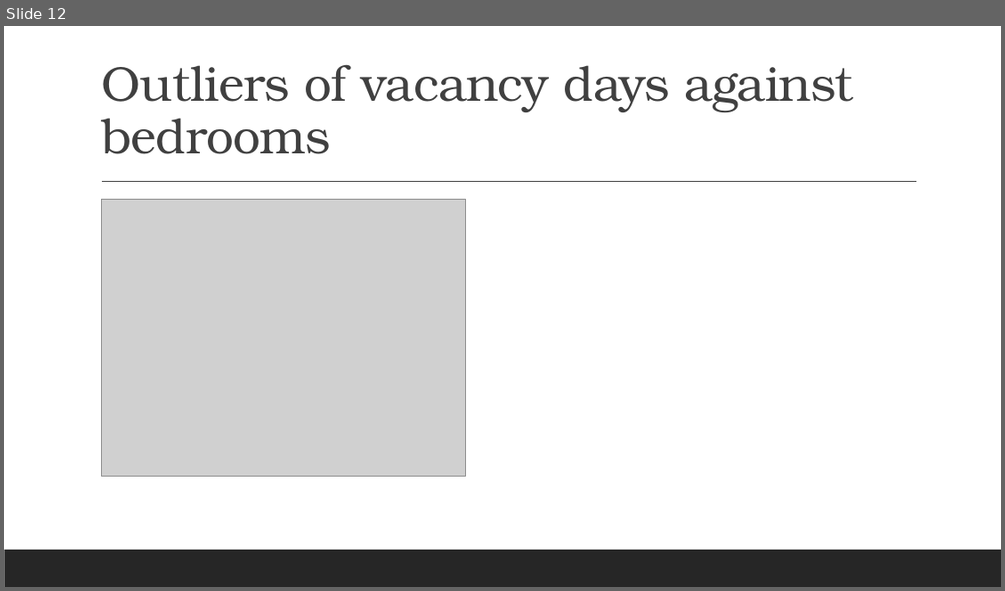
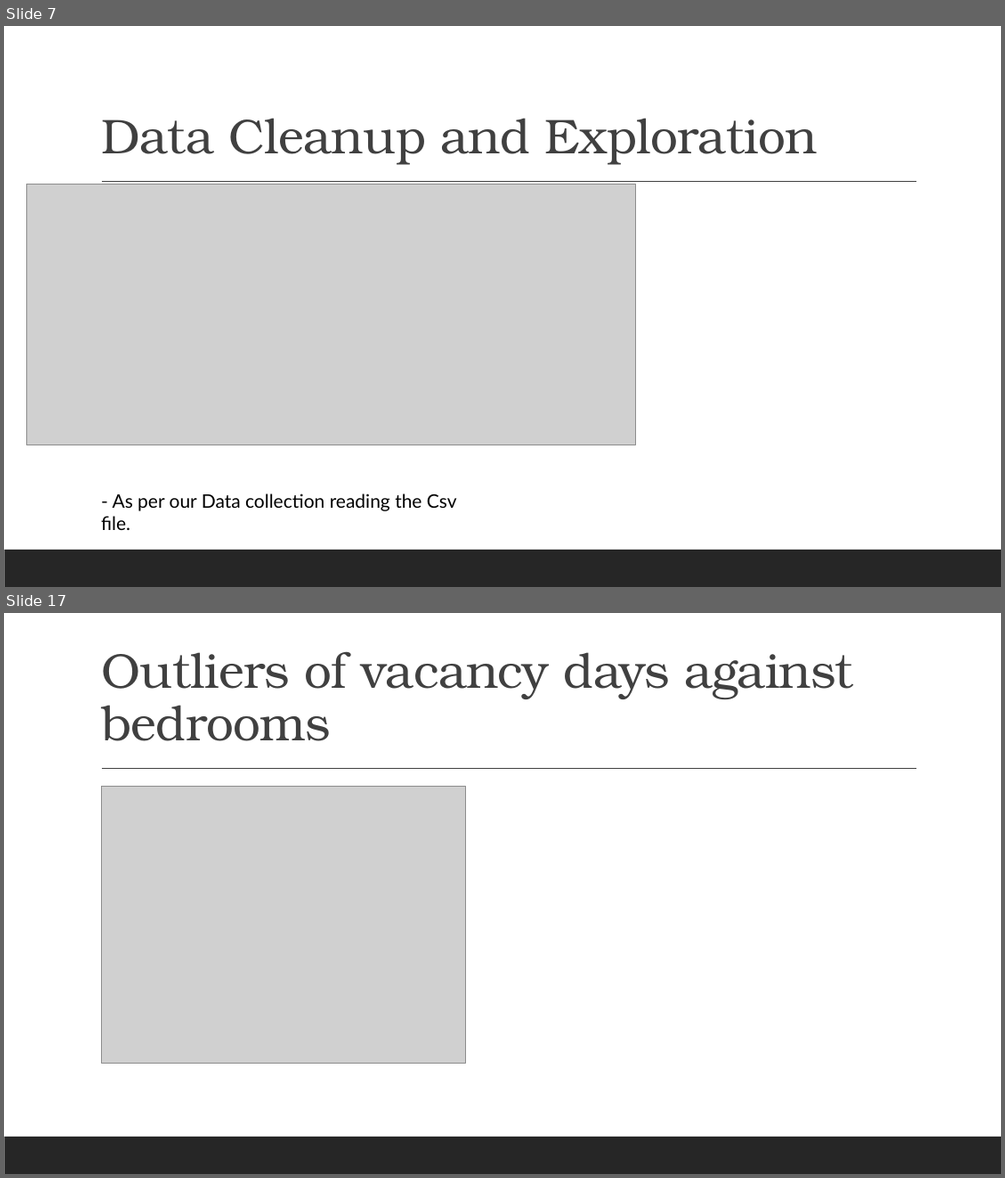
Before and after one commit to Anguyensfg/project-1, a slide deck: QLD Housing Vacancy.pptx. Shown one above the other, each under a label of ours: slide 12 before the commit, slides 7 and 17 after it; the slides between them are not shown. The pictures are 1005x591 and 1005x1178 pixels, drawn with LibreOffice and Linux fonts; fonts in the diff are those of the drawing; grey boxes stand for pictures. Boxes give left, top, right and bottom in pixels: in the first picture for what was removed or moved away, otherwise in the second. Text is boxed around its words. In the diff, an @@ line names an element or a change of style, - is before the commit and + after.

```diff
--- a/QLD Housing Vacancy.pptx
+++ b/QLD Housing Vacancy.pptx
@@ slide 7 added at <box>4,26,1001,587</box>, background #FFFFFF; not listed: 2 template elements that a slide beside it also shows @@
@@ title added at <box>101,118,817,165</box>, 47 pt, text #404040 @@
+Data Cleanup and Exploration
@@ picture added at <box>26,184,635,445</box> @@
@@ text added at <box>101,493,457,530</box>, 18 pt, text #000000 @@
+- As per our Data collection reading the Csv file.
@@ what was slide 12 is now slide 17 @@
```
Also in this commit, not shown: 8 slides changed, 8 other slides added, 1 slide removed, 1 other file.
